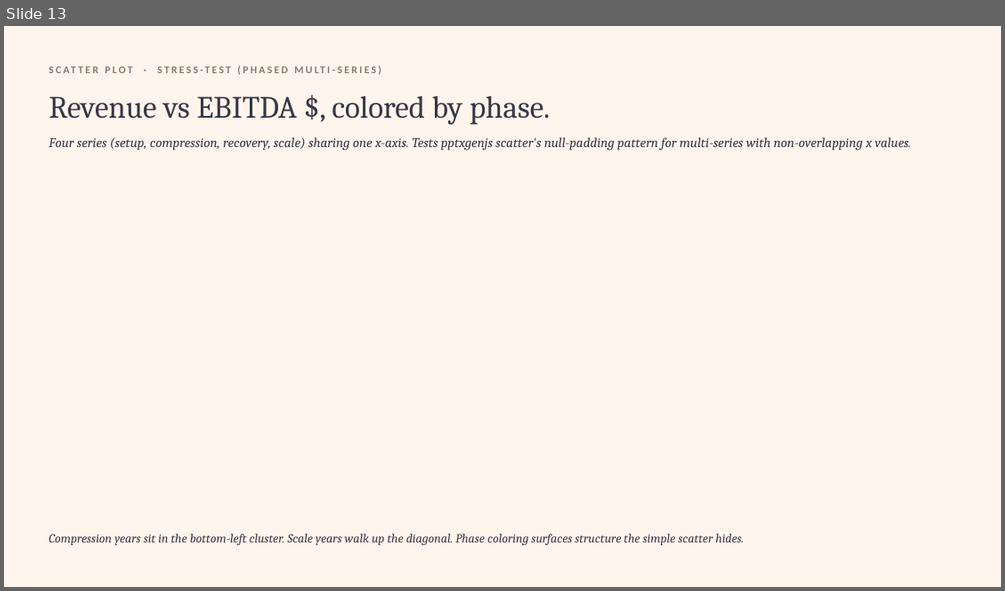
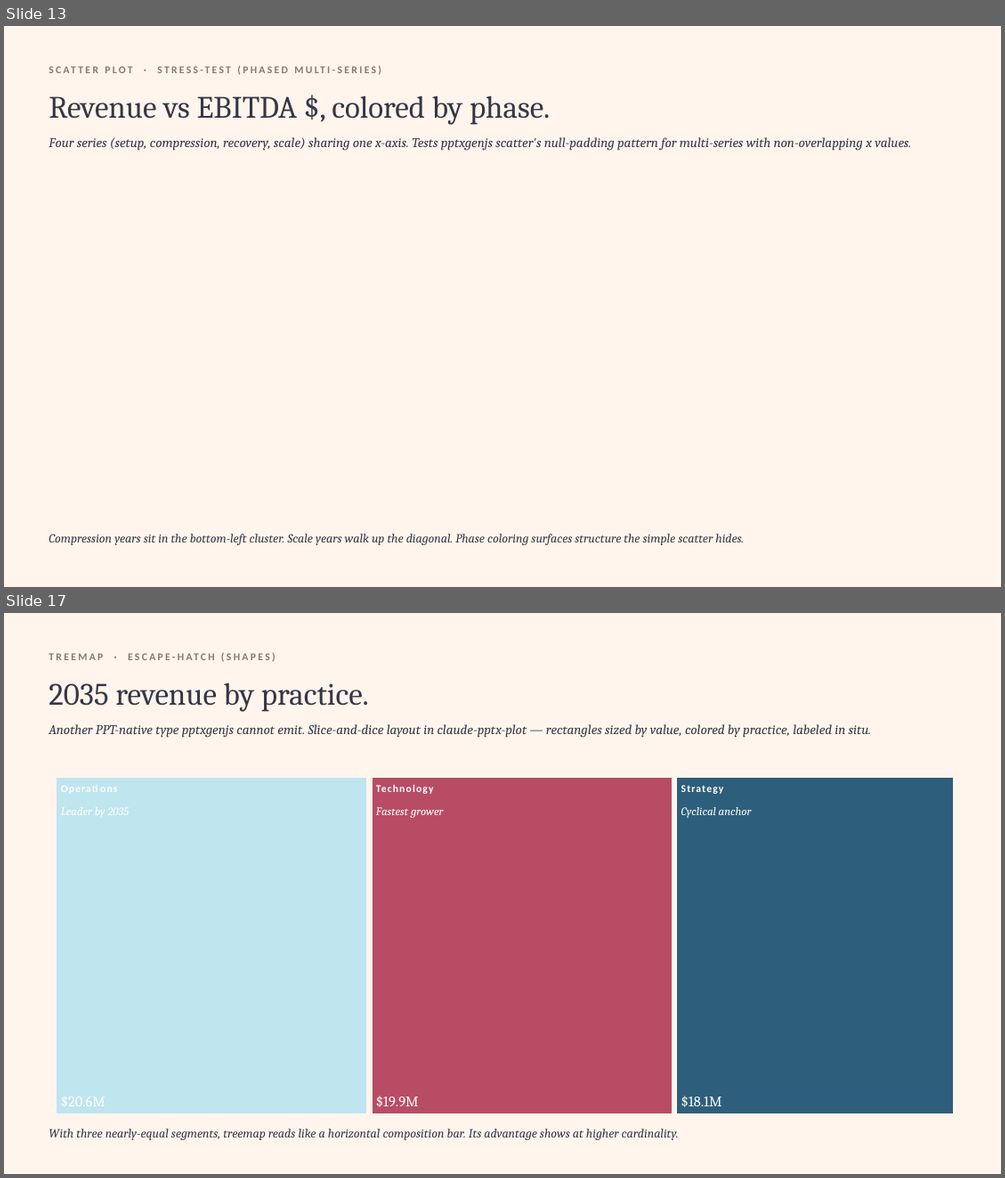
Before and after one commit to nsaperia/claude-pptx-plot, a slide deck: output/audit_deck.pptx. Shown one above the other, each under a label of ours: slide 13 before the commit, slides 13 and 17 after it; the slides between them are not shown. The pictures are 1005x591 and 1005x1178 pixels, drawn with LibreOffice and Linux fonts; fonts in the diff are those of the drawing. Boxes give left, top, right and bottom in pixels: in the first picture for what was removed or moved away, otherwise in the second. Text is boxed around its words. In the diff, an @@ line names an element or a change of style, - is before the commit and + after.

```diff
--- a/output/audit_deck.pptx
+++ b/output/audit_deck.pptx
@@ slide 17 added at (4,613,1001,1174), background #FFF5ED @@
@@ text added at (48,653,103,660), 10 pt, text #8A7968, bold @@
+TREEMAP · ESCAPE-HATCH (SHAPES)
@@ text added at (48,682,369,712), 30 pt, text #353745 @@
+2035 revenue by practice.
@@ text added at (48,724,871,738), 13 pt, text #353745, italic @@
+Another PPT-native type pptxgenjs cannot emit. Slice-and-dice layout in claude-pptx-plot — rectangles sized by value, colored by practice, labeled in situ.
@@ rectangle added at (57,778,367,1114), fill #BFE5EF, outline #FFF5ED 1 pt @@
@@ text added at (61,782,363,804), 10 pt, text #FFFFFF, bold @@
+Operations
@@ rectangle added at (372,778,672,1114), fill #B84C65, outline #FFF5ED 1 pt @@
@@ text added at (376,785,434,794), 10 pt, text #FFFFFF, bold @@
+Technology
@@ rectangle added at (677,778,954,1114), fill #2D5F7C, outline #FFF5ED 1 pt @@
@@ text added at (681,785,724,794), 10 pt, text #FFFFFF, bold @@
+Strategy
@@ text added at (61,807,129,815), 11 pt, text #FFFFFF, italic @@
+Leader by 2035
@@ text added at (376,807,443,818), 11 pt, text #FFFFFF, italic @@
+Fastest grower
@@ text added at (681,807,752,818), 11 pt, text #FFFFFF, italic @@
+Cyclical anchor
@@ text added at (61,1096,105,1106), 14 pt, text #FFFFFF @@
+$20.6M
@@ text added at (376,1095,419,1107), 14 pt, text #FFFFFF @@
+$19.9M
@@ text added at (681,1095,722,1107), 14 pt, text #FFFFFF @@
+$18.1M
@@ text added at (48,1128,679,1140), 12 pt, text #353745, italic @@
+With three nearly-equal segments, treemap reads like a horizontal composition bar. Its advantage shows at higher cardinality.
```
Also in this commit, not shown: 3 other slides added, 3 other files.
